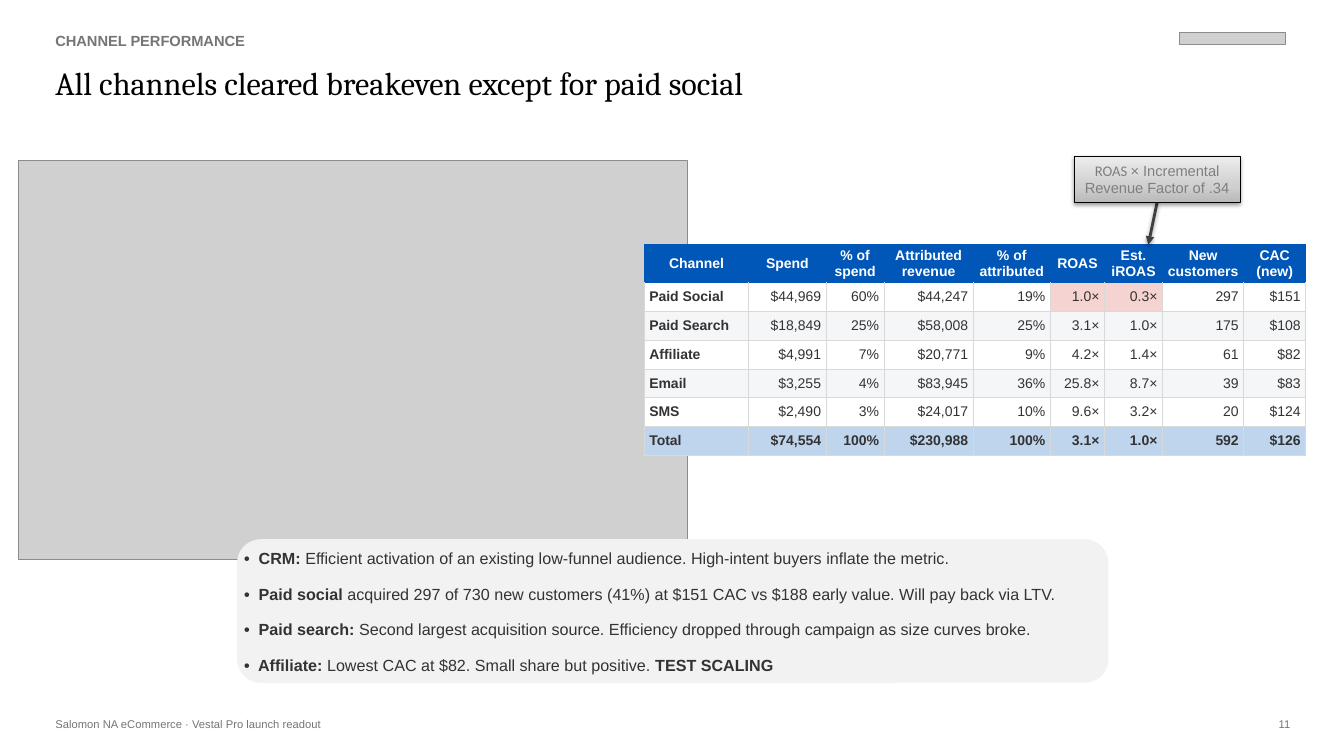
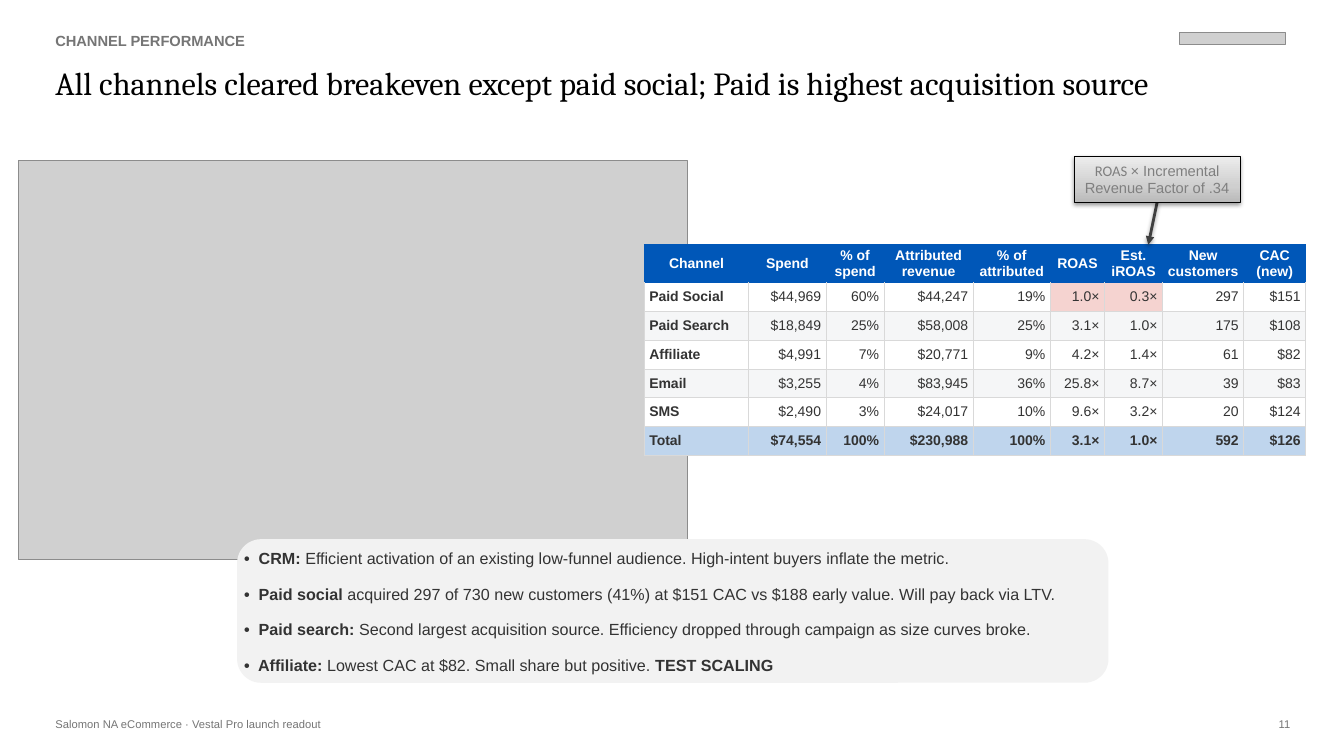
Before and after one commit to andersone17/salomon_case, a slide deck: slide 11 of deliverables/VestalPro_Campaign_Readout_iter2.pptx. Drawn at 1344x756 pixels with LibreOffice and Linux fonts; fonts in the diff are those of the drawing; grey boxes stand for pictures. Boxes give left, top, right and bottom in pixels: in the first picture for what was removed or moved away, otherwise in the second. Text is boxed around its words. In the diff, an @@ line names an element or a change of style, - is before the commit and + after.

```diff
--- a/deliverables/VestalPro_Campaign_Readout_iter2.pptx
+++ b/deliverables/VestalPro_Campaign_Readout_iter2.pptx
@@ text at [55, 72, 1149, 102]: text changed @@
-All channels cleared breakeven except for paid social
+All channels cleared breakeven except paid social; Paid is highest acquisition source
```
Also in this commit, not shown: 7 other slides changed, 40 other files.
